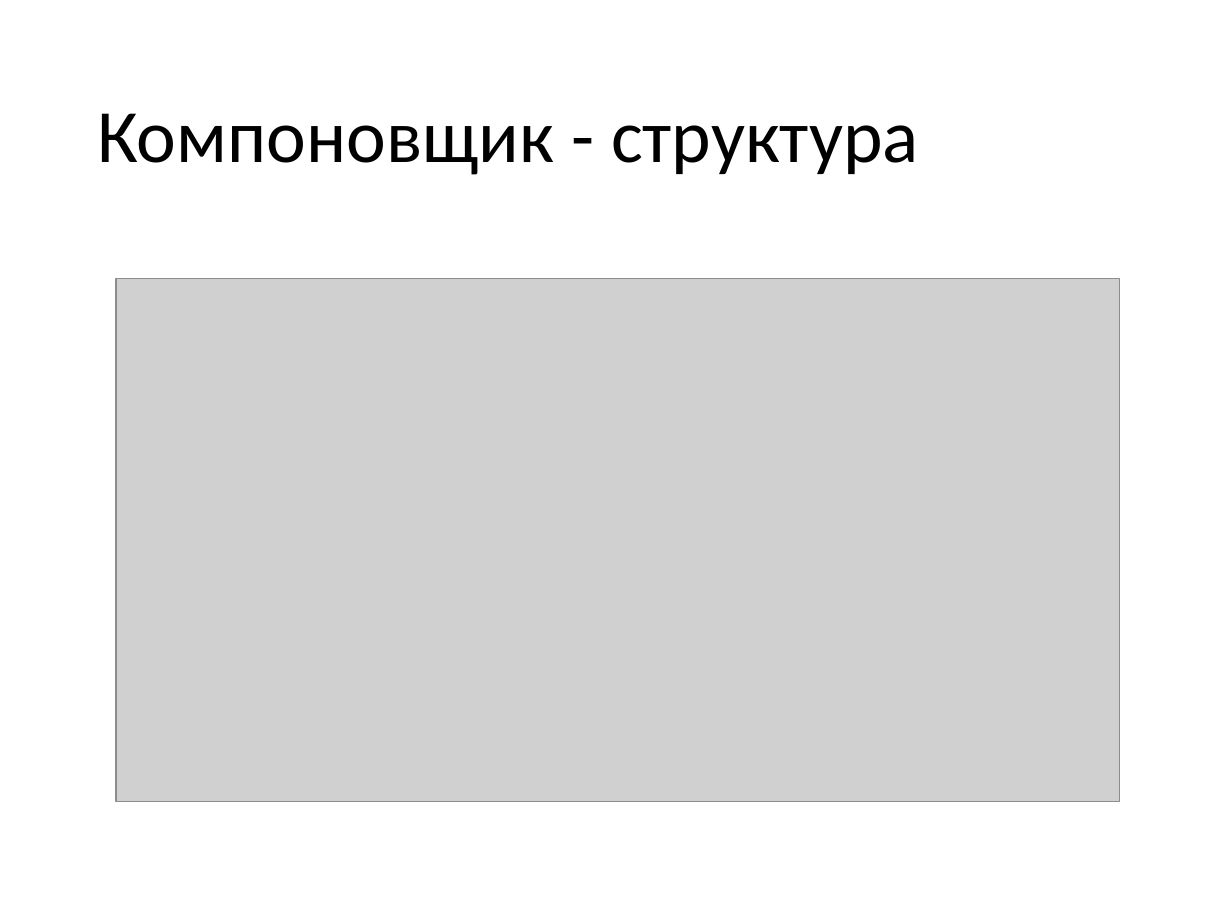
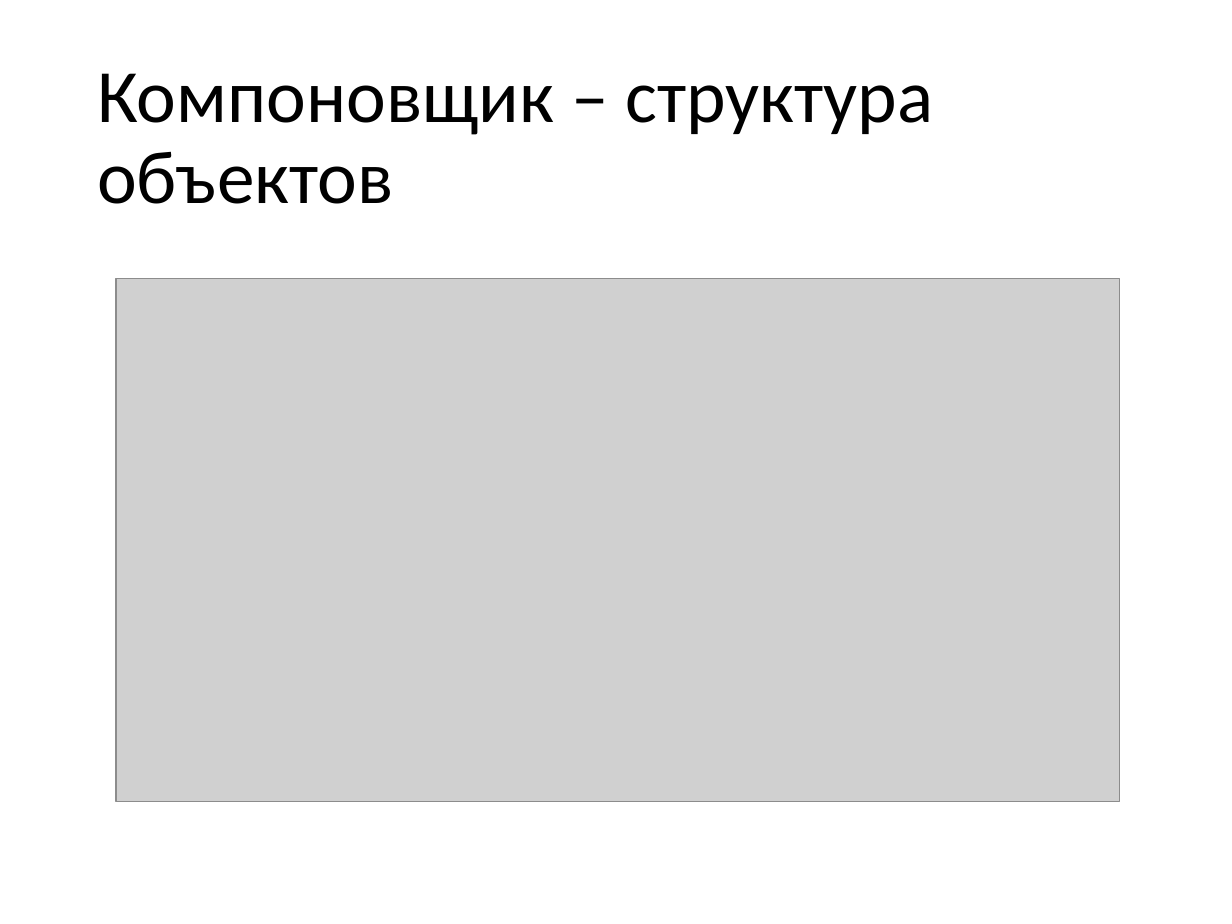
Before and after one commit to pelipas/OOP, a slide deck: slide 22 of Lecture_14_OOP_new.pptx (slide 13 before the commit). Drawn at 1232x924 pixels with LibreOffice and Linux fonts; fonts in the diff are those of the drawing; grey boxes stand for pictures. Boxes give left, top, right and bottom in pixels: in the first picture for what was removed or moved away, otherwise in the second. Text is boxed around its words. In the diff, an @@ line names an element or a change of style, - is before the commit and + after.

```diff
--- a/Lecture_14_OOP_new.pptx
+++ b/Lecture_14_OOP_new.pptx
@@ title at [97,73,934,204]: text changed @@
-Компоновщик - структура
+Компоновщик – структура объектов
```
Also in this commit, not shown: 3 other slides changed, 23 slides added, 4 other files.
